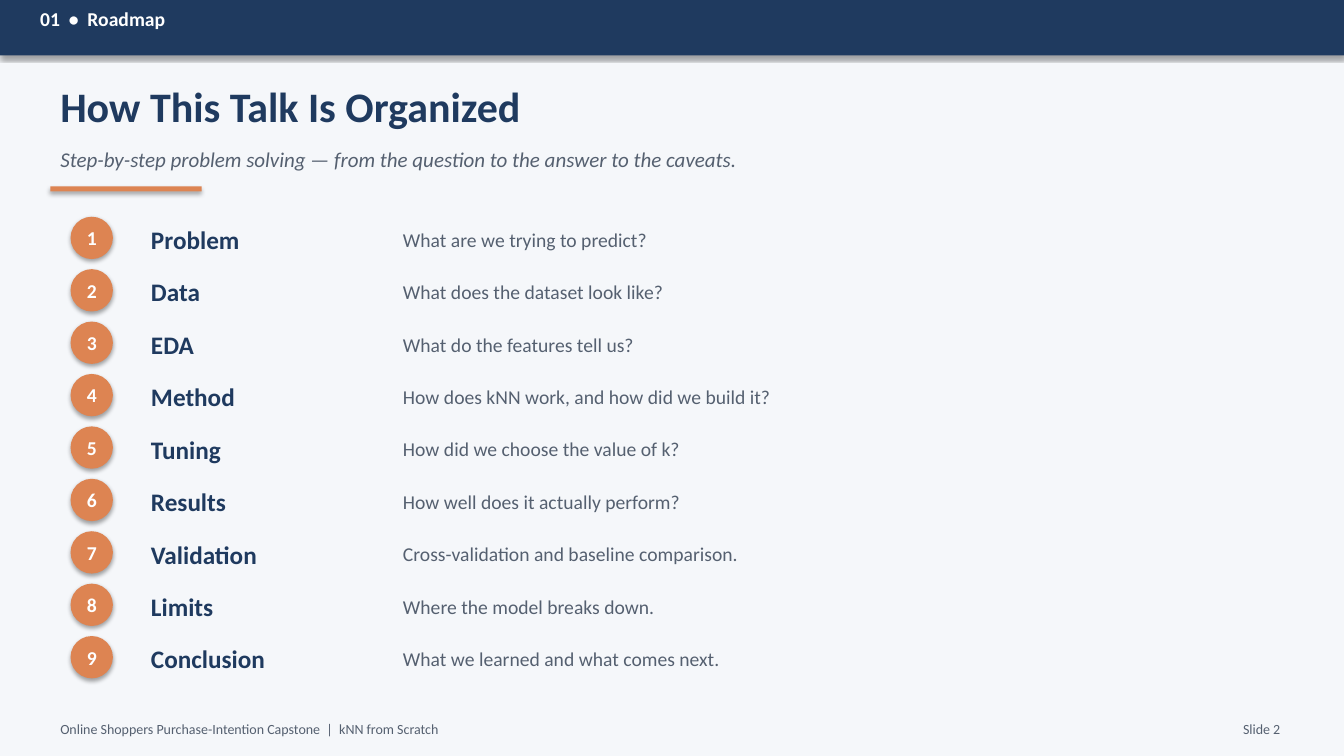
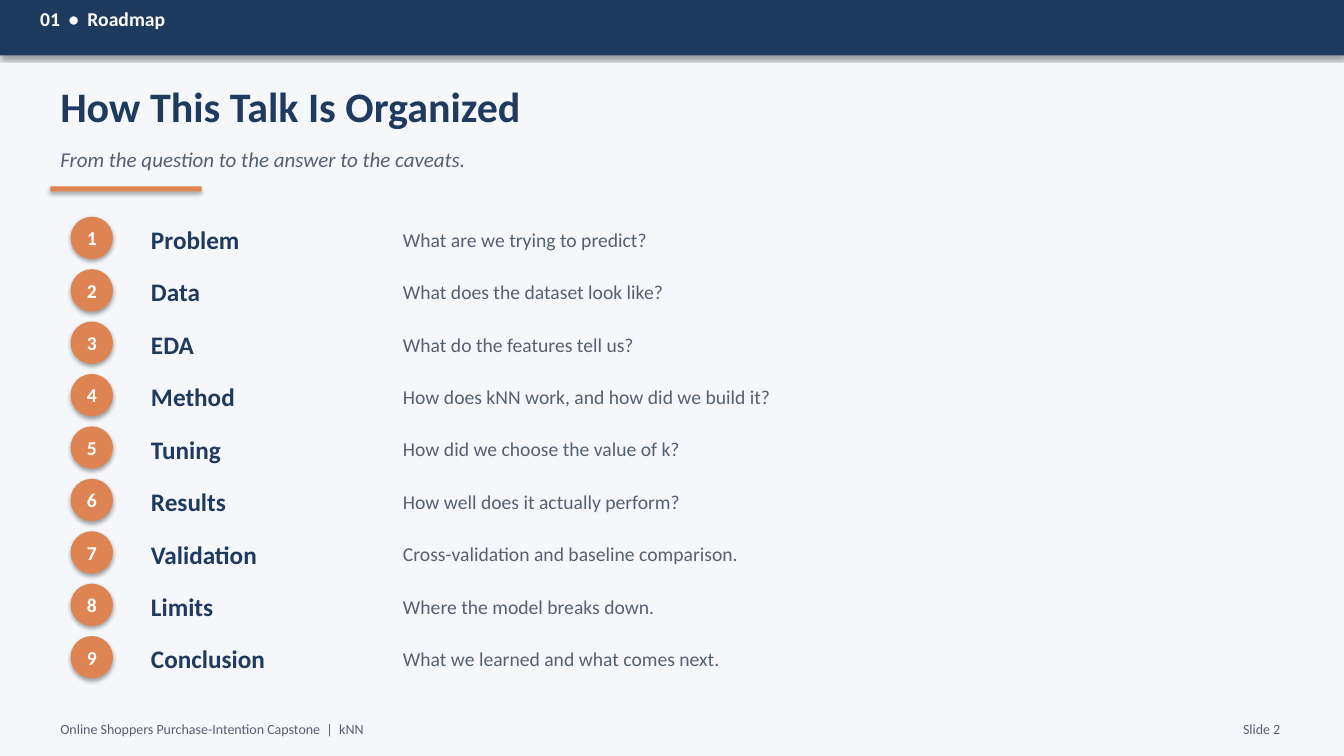
Before and after one commit to RodneeGlenMartin/Capstone-KNN-OnlineShoppers, a slide deck: slide 2 of Capstone_Presentation.pptx. Drawn at 1344x756 pixels with LibreOffice and Linux fonts; fonts in the diff are those of the drawing. Boxes give left, top, right and bottom in pixels: in the first picture for what was removed or moved away, otherwise in the second. Text is boxed around its words. In the diff, an @@ line names an element or a change of style, - is before the commit and + after.

Commit message:
Update Capstone_Presentation.pptx
Replace binary Capstone_Presentation.pptx with an updated version. This commit includes manual edits to slides, content, and formatting; the change is a binary update so individual diffs are not shown.

```diff
--- a/Capstone_Presentation.pptx
+++ b/Capstone_Presentation.pptx
@@ text at bbox=[60, 152, 465, 171]: text changed @@
-Step-by-step problem solving — from the question to the answer to the caveats.
+From the question to the answer to the caveats.
@@ text at bbox=[60, 724, 363, 737]: text changed @@
-Online Shoppers Purchase-Intention Capstone | kNN from Scratch
+Online Shoppers Purchase-Intention Capstone | kNN
```
Also in this commit, not shown: 20 other slides changed.
